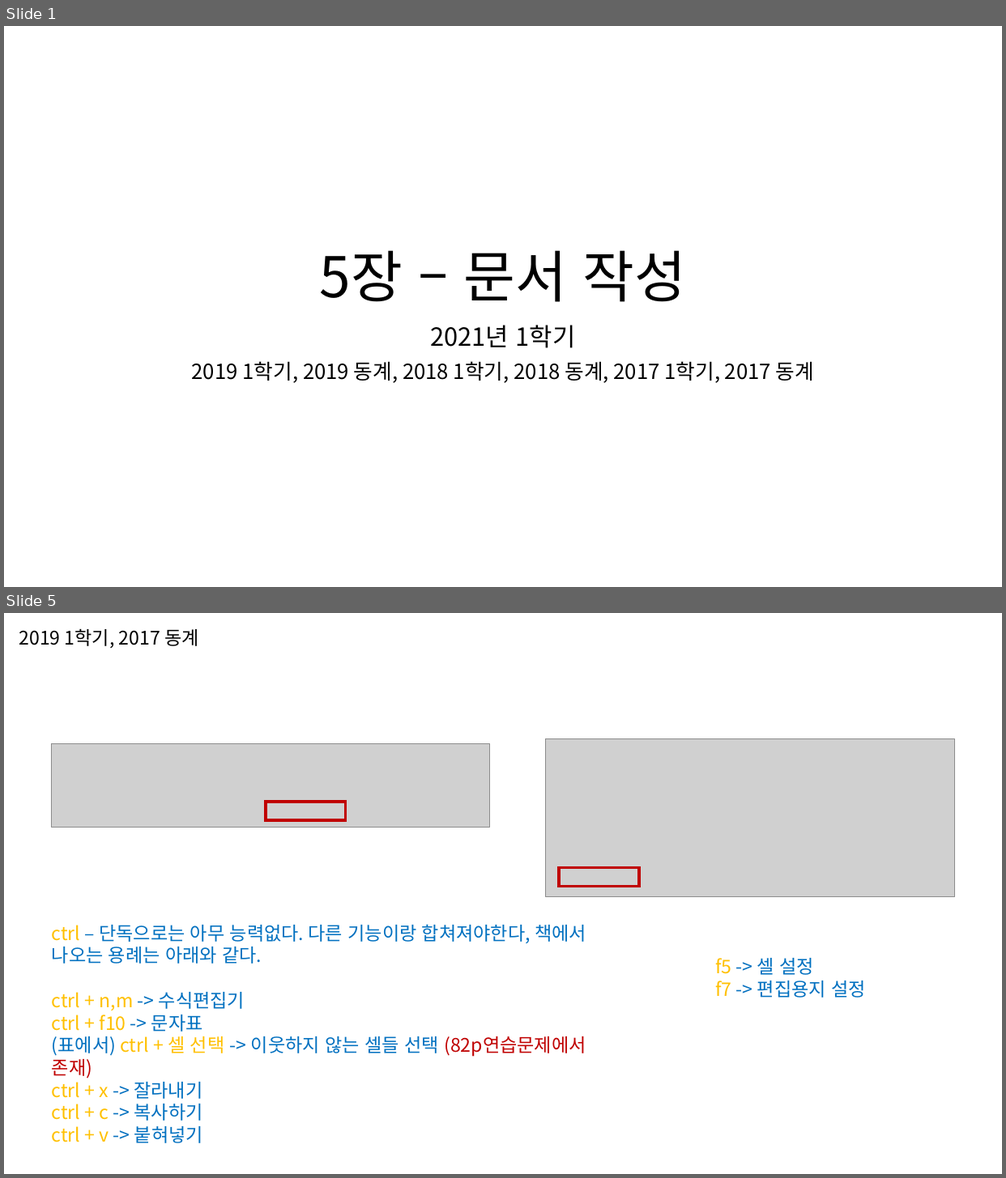
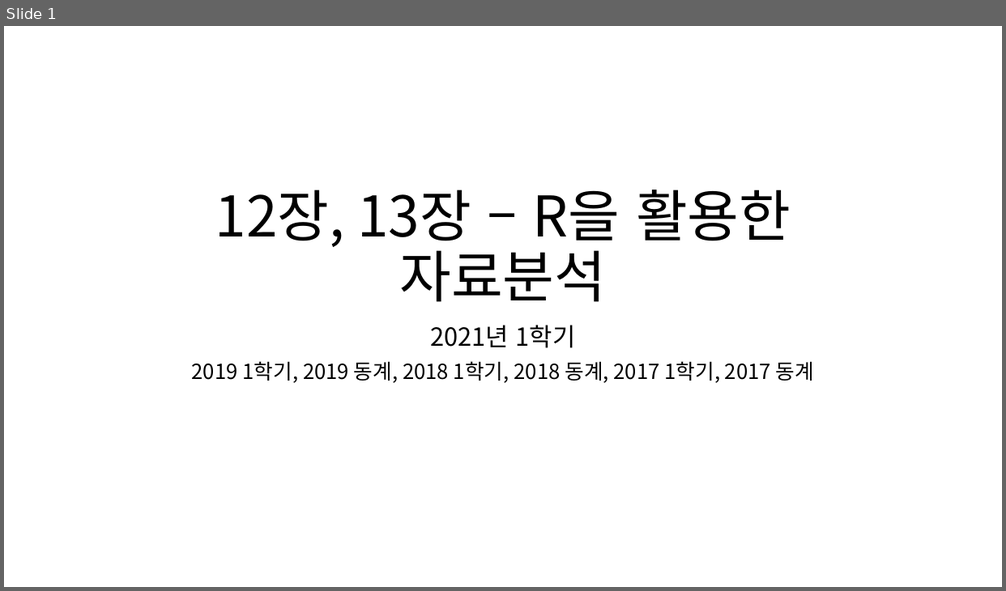
Before and after one commit to kukaro/Introduction-Data-Processing, a slide deck: sample-question/5장 – 문서 작성.pptx. Shown one above the other, each under a label of ours: slides 1 and 5 before the commit, slide 1 after it; the slides between them are not shown. The pictures are 1006x1178 and 1006x591 pixels, drawn with LibreOffice and Linux fonts; fonts in the diff are those of the drawing; grey boxes stand for pictures. Boxes give left, top, right and bottom in pixels: in the first picture for what was removed or moved away, otherwise in the second. Text is boxed around its words. In the diff, an @@ line names an element or a change of style, - is before the commit and + after.

```diff
--- a/sample-question/5장 – 문서 작성.pptx
+++ b/sample-question/5장 – 문서 작성.pptx
@@ slide 5 removed at (4, 613, 1002, 1174), background #FFFFFF @@
@@ text removed at (19, 628, 199, 648) @@
-2019 1학기, 2017 동계
@@ picture removed at (51, 743, 490, 826) @@
@@ picture removed at (546, 739, 955, 897) @@
@@ rectangle removed at (266, 802, 346, 820) @@
@@ rectangle removed at (560, 867, 640, 886) @@
@@ text removed at (52, 924, 586, 1143) @@
-ctrl – 단독으로는 아무 능력없다. 다른 기능이랑 합쳐져야한다, 책에서 나오는 용례는 아래와 같다.
-ctrl + n,m -> 수식편집기
-ctrl + f10 -> 문자표
-(표에서) ctrl + 셀 선택 -> 이웃하지 않는 셀들 선택 (82p연습문제에서 존재)
-ctrl + x -> 잘라내기
-ctrl + c -> 복사하기
-ctrl + v -> 붙혀넣기
@@ text removed at (715, 958, 866, 998) @@
-f5 -> 셀 설정
-f7 -> 편집용지 설정
@@ slide 1 changed as well @@
@@ title at (215, 190, 791, 302): text changed @@
-5장 – 문서 작성
+12장, 13장 – R을 활용한 자료분석
```
Also in this commit, not shown: 4 other slides changed, 10 slides added, 3 other slides removed, 1 other file.
